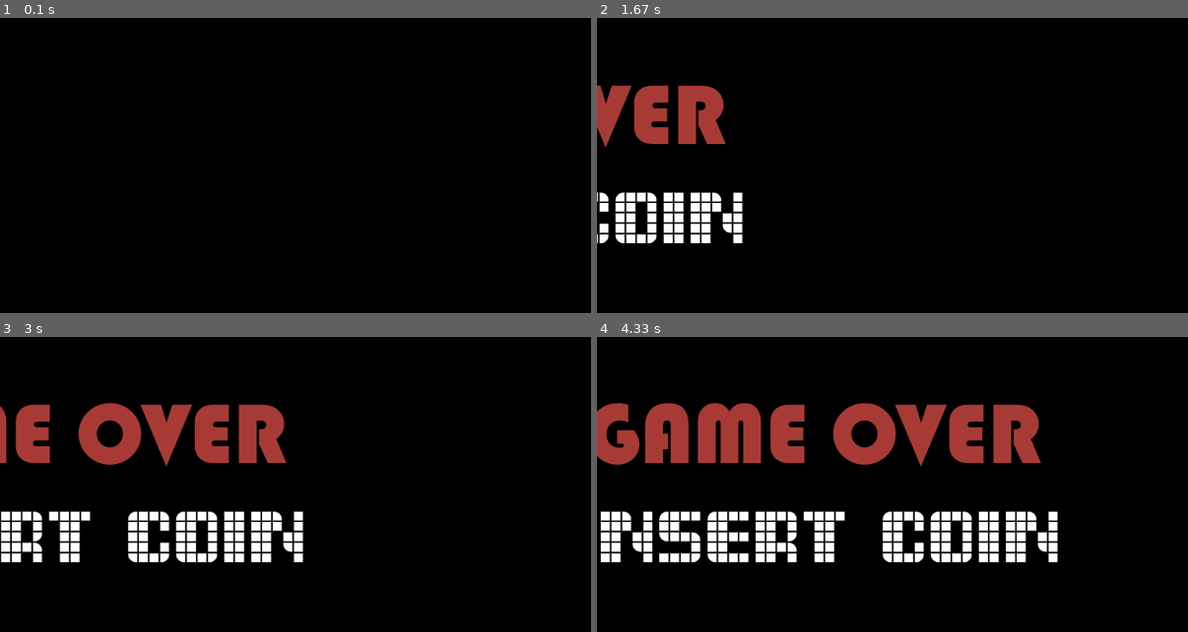
Above: before the commit, frames 1-4 (two rows, left to right).
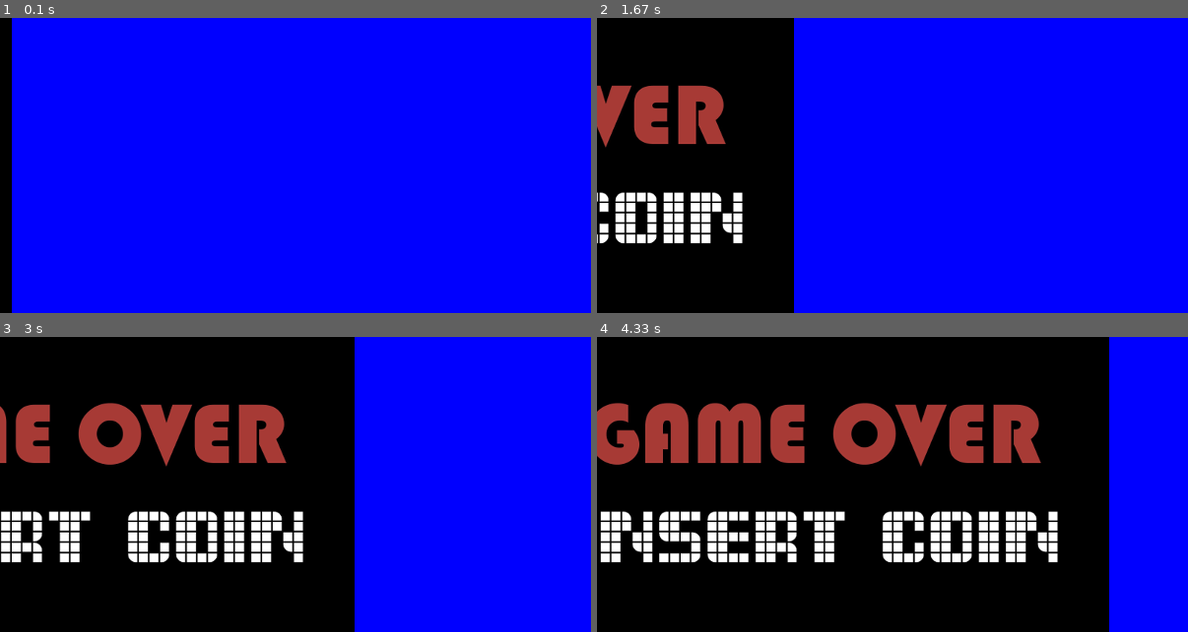
Above: after the commit, the same moments.

Repository: KsenyaShestakova/pygame
Game: pygame game, started from game over.py
Same seed, same stepped clock (60 frames per second), same inputs: the game is played once before the commit and once after it.
Inputs:
- Up to frame 1 (0.1 s): no input
- Up to frame 2 (1.67 s): no input
- Up to frame 3 (3 s): no input
- Up to frame 4 (4.33 s): no input

The runs differ from the first frame. In frame 1, 98% of the frame differs, in the area x 2-100%, y 0-100%; in frame 2, 67%; in frame 3, 40%; in frame 4, 13%.

Commit message:
game over

Diff:
--- a/game over.py
+++ b/game over.py
@@ -39,7 +39,7 @@
     if x < 0:
         x += 1
 
-    screen.fill((0, 0, 0))
+    screen.fill((0, 0, 255))
     screen.blit(img, (int(x), y))
 
     pygame.display.flip()
